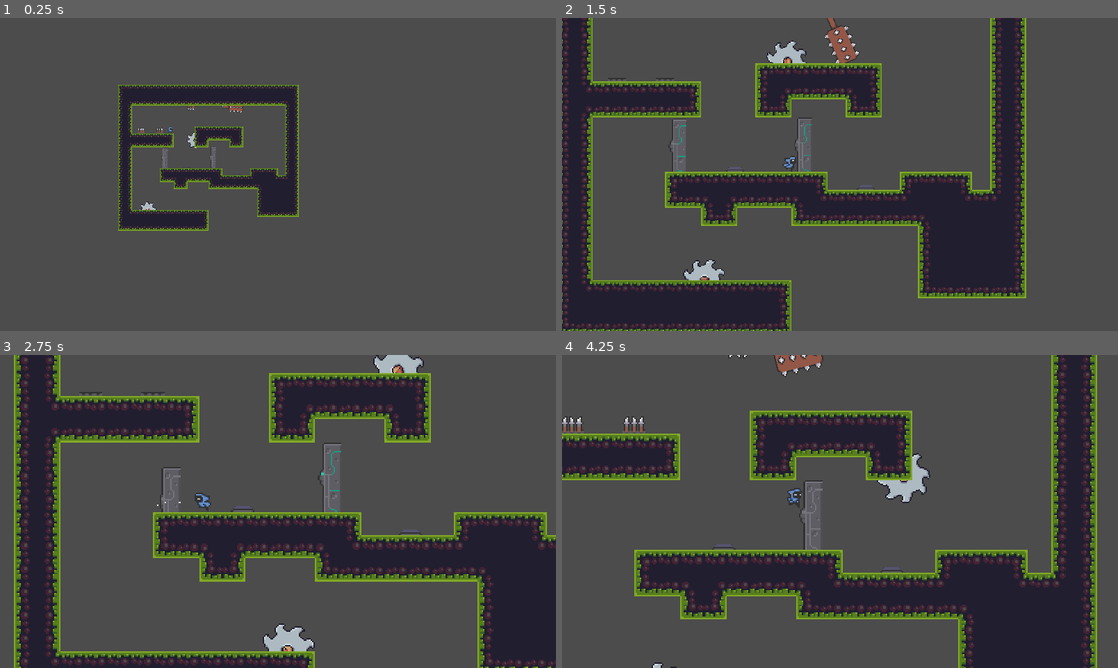
Above: before the commit, frames 1-4 (two rows, left to right).
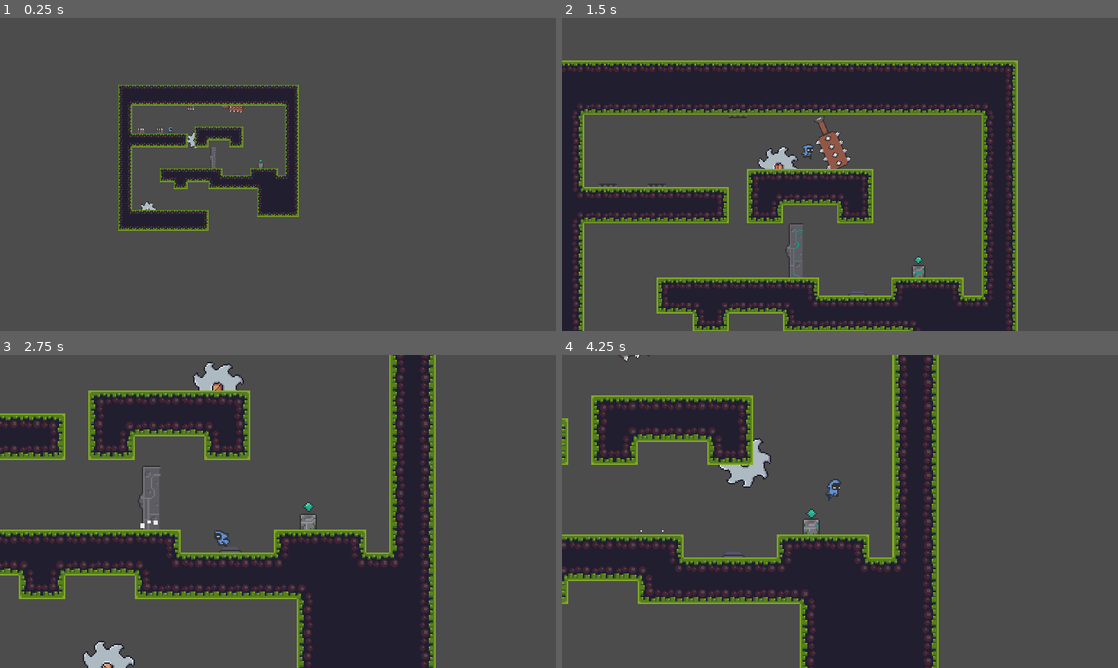
Above: after the commit, the same moments.

Repository: riltho1/Godot-repository
Game: Godot game, scene res://Scenes/World.tscn
Same seed, same stepped clock (60 frames per second), same inputs: the game is played once before the commit and once after it. The project has no main scene, so this scene is started directly.
Inputs:
- Up to frame 1 (0.25 s): no input
- Up to frame 2 (1.5 s): hold D (right) from 0.53 s (still down); tap Z (zoom) at 0.6, 1.35 s; tap W (jump) at 0.77 s
- Up to frame 3 (2.75 s): tap W (jump) at 1.52 s; release D (right) at 2.03 s; hold A (left) from 2.03 s (still down); tap Z (zoom) at 2.1 s
- Up to frame 4 (4.25 s): release A (left) at 2.78 s; hold D (right) from 2.78 s (still down); tap Z (zoom) at 2.85, 3.6 s; tap W (jump) at 3.02, 3.77 s

The runs differ from the first frame. In frame 1, 0.2% of the frame differs, in the area x 29-48%, y 36-48%; in frame 2, 42%; in frame 3, 53%, in the area x 0-100%, y 0-100%; in frame 4, 47%.

Commit message:
Save Point Code started

Diff:
--- a/Character Control/Scenes/SavePoint.tscn
+++ b/Character Control/Scenes/SavePoint.tscn
@@ -1,7 +1,8 @@
-[gd_scene load_steps=7 format=2]
+[gd_scene load_steps=8 format=2]
 
 [ext_resource path="res://Sprites/save_point_anim_strip_9.png" type="Texture" id=1]
 [ext_resource path="res://Sprites/save_point_saving_anim_strip_3.png" type="Texture" id=2]
+[ext_resource path="res://Scripts/SavePoint.gd" type="Script" id=3]
 
 [sub_resource type="RectangleShape2D" id=1]
 extents = Vector2( 5.5, 7.5 )
@@ -128,6 +129,7 @@
 }
 
 [node name="SavePoint" type="Area2D"]
+script = ExtResource( 3 )
 
 [node name="CollisionShape2D" type="CollisionShape2D" parent="."]
 position = Vector2( 0, 2 )
@@ -141,3 +143,5 @@
 [node name="Sprite" type="Sprite" parent="."]
 texture = ExtResource( 1 )
 hframes = 9
+
+[connection signal="body_entered" from="." to="." method="_on_SavePoint_body_entered"]
--- a/Character Control/Scenes/World.tscn
+++ b/Character Control/Scenes/World.tscn
@@ -6,13 +6,10 @@
 [ext_resource path="res://Scenes/Swinging Trap.tscn" type="PackedScene" id=4]
 [ext_resource path="res://Scenes/SkipeTrap.tscn" type="PackedScene" id=5]
 [ext_resource path="res://Scenes/DoorAndButton.tscn" type="PackedScene" id=6]
-[ext_resource path="res://Sprites/strange_door_closed_anim_strip_10.png" type="Texture" id=7]
-[ext_resource path="res://Sprites/buttom.png" type="Texture" id=8]
-[ext_resource path="res://Sprites/buttom_pressed.png" type="Texture" id=9]
-[ext_resource path="res://Sprites/strange_door_opening_anim_strip_14.png" type="Texture" id=10]
 [ext_resource path="res://Scenes/SpinningBlade.tscn" type="PackedScene" id=11]
 [ext_resource path="res://Sprites/On (38x38).png" type="Texture" id=12]
 [ext_resource path="res://Scripts/SpinningBlade.gd" type="Script" id=13]
+[ext_resource path="res://Scenes/SavePoint.tscn" type="PackedScene" id=14]
 
 [sub_resource type="Animation" id=3]
 length = 0.001
@@ -53,203 +50,6 @@
 
 [sub_resource type="CircleShape2D" id=2]
 radius = 17.2627
-
-[sub_resource type="Animation" id=26]
-resource_name = "ButtonDown"
-tracks/0/type = "value"
-tracks/0/path = NodePath("Button:texture")
-tracks/0/interp = 1
-tracks/0/loop_wrap = true
-tracks/0/imported = false
-tracks/0/enabled = true
-tracks/0/keys = {
-"times": PoolRealArray( 0 ),
-"transitions": PoolRealArray( 1 ),
-"update": 1,
-"values": [ ExtResource( 9 ) ]
-}
-
-[sub_resource type="Animation" id=27]
-resource_name = "ButtonUp"
-tracks/0/type = "value"
-tracks/0/path = NodePath("Button:texture")
-tracks/0/interp = 1
-tracks/0/loop_wrap = true
-tracks/0/imported = false
-tracks/0/enabled = true
-tracks/0/keys = {
-"times": PoolRealArray( 0 ),
-"transitions": PoolRealArray( 1 ),
-"update": 1,
-"values": [ ExtResource( 8 ) ]
-}
-
-[sub_resource type="Animation" id=28]
-resource_name = "DoorClosed"
-loop = true
-tracks/0/type = "value"
-tracks/0/path = NodePath("Door:texture")
-tracks/0/interp = 1
-tracks/0/loop_wrap = true
-tracks/0/imported = false
-tracks/0/enabled = true
-tracks/0/keys = {
-"times": PoolRealArray( 0 ),
-"transitions": PoolRealArray( 1 ),
-"update": 1,
-"values": [ ExtResource( 7 ) ]
-}
-tracks/1/type = "value"
-tracks/1/path = NodePath("Door:hframes")
-tracks/1/interp = 1
-tracks/1/loop_wrap = true
-tracks/1/imported = false
-tracks/1/enabled = true
-tracks/1/keys = {
-"times": PoolRealArray( 0 ),
-"transitions": PoolRealArray( 1 ),
-"update": 1,
-"values": [ 10 ]
-}
-tracks/2/type = "value"
-tracks/2/path = NodePath("Door:frame")
-tracks/2/interp = 1
-tracks/2/loop_wrap = true
-tracks/2/imported = false
-tracks/2/enabled = true
-tracks/2/keys = {
-"times": PoolRealArray( 0, 0.1, 0.2, 0.3, 0.4, 0.5, 0.6, 0.7, 0.8, 0.9 ),
-"transitions": PoolRealArray( 1, 1, 1, 1, 1, 1, 1, 1, 1, 1 ),
-"update": 1,
-"values": [ 0, 1, 2, 3, 4, 5, 6, 7, 8, 9 ]
-}
-
-[sub_resource type="Animation" id=29]
-resource_name = "DoorOpen"
-length = 1.4
-tracks/0/type = "value"
-tracks/0/path = NodePath("Door:hframes")
-tracks/0/interp = 1
-tracks/0/loop_wrap = true
-tracks/0/imported = false
-tracks/0/enabled = true
-tracks/0/keys = {
-"times": PoolRealArray( 0 ),
-"transitions": PoolRealArray( 1 ),
-"update": 1,
-"values": [ 14 ]
-}
-tracks/1/type = "value"
-tracks/1/path = NodePath("Door:texture")
-tracks/1/interp = 1
-tracks/1/loop_wrap = true
-tracks/1/imported = false
-tracks/1/enabled = true
-tracks/1/keys = {
-"times": PoolRealArray( 0 ),
-"transitions": PoolRealArray( 1 ),
-"update": 1,
-"values": [ ExtResource( 10 ) ]
-}
-tracks/2/type = "value"
-tracks/2/path = NodePath("Door:frame")
-tracks/2/interp = 1
-tracks/2/loop_wrap = true
-tracks/2/imported = false
-tracks/2/enabled = true
-tracks/2/keys = {
-"times": PoolRealArray( 0, 0.1, 0.2, 0.3, 0.4, 0.5, 0.6, 0.7, 0.8, 0.9, 1, 1.1, 1.2, 1.3 ),
-"transitions": PoolRealArray( 1, 1, 1, 1, 1, 1, 1, 1, 1, 1, 1, 1, 1, 1 ),
-"update": 1,
-"values": [ 0, 1, 2, 3, 4, 5, 6, 7, 8, 9, 10, 11, 12, 13 ]
-}
-tracks/3/type = "value"
-tracks/3/path = NodePath("Door/Door/CollisionShape2D:disabled")
-tracks/3/interp = 1
-tracks/3/loop_wrap = true
-tracks/3/imported = false
-tracks/3/enabled = true
-tracks/3/keys = {
-"times": PoolRealArray( 0, 0.6 ),
-"transitions": PoolRealArray( 1, 1 ),
-"update": 1,
-"values": [ false, true ]
-}
-
-[sub_resource type="Animation" id=30]
-length = 0.001
-tracks/0/type = "value"
-tracks/0/path = NodePath("Button:texture")
-tracks/0/interp = 1
-tracks/0/loop_wrap = true
-tracks/0/imported = false
-tracks/0/enabled = true
-tracks/0/keys = {
-"times": PoolRealArray( 0 ),
-"transitions": PoolRealArray( 1 ),
-"update": 0,
-"values": [ ExtResource( 8 ) ]
-}
-tracks/1/type = "value"
-tracks/1/path = NodePath("Door:texture")
-tracks/1/interp = 1
-tracks/1/loop_wrap = true
-tracks/1/imported = false
-tracks/1/enabled = true
-tracks/1/keys = {
-"times": PoolRealArray( 0 ),
-"transitions": PoolRealArray( 1 ),
-"update": 0,
-"values": [ ExtResource( 7 ) ]
-}
-tracks/2/type = "value"
-tracks/2/path = NodePath("Door:hframes")
-tracks/2/interp = 1
-tracks/2/loop_wrap = true
-tracks/2/imported = false
-tracks/2/enabled = true
-tracks/2/keys = {
-"times": PoolRealArray( 0 ),
-"transitions": PoolRealArray( 1 ),
-"update": 0,
-"values": [ 10 ]
-}
-tracks/3/type = "value"
-tracks/3/path = NodePath("Door:frame")
-tracks/3/interp = 1
-tracks/3/loop_wrap = true
-tracks/3/imported = false
-tracks/3/enabled = true
-tracks/3/keys = {
-"times": PoolRealArray( 0 ),
-"transitions": PoolRealArray( 1 ),
-"update": 0,
-"values": [ 0 ]
-}
-tracks/4/type = "value"
-tracks/4/path = NodePath("Button/Area2D/CollisionShape2D:disabled")
-tracks/4/interp = 1
-tracks/4/loop_wrap = true
-tracks/4/imported = false
-tracks/4/enabled = true
-tracks/4/keys = {
-"times": PoolRealArray( 0 ),
-"transitions": PoolRealArray( 1 ),
-"update": 0,
-"values": [ false ]
-}
-tracks/5/type = "value"
-tracks/5/path = NodePath("Door/Door/CollisionShape2D:disabled")
-tracks/5/interp = 1
-tracks/5/loop_wrap = true
-tracks/5/imported = false
-tracks/5/enabled = true
-tracks/5/keys = {
-"times": PoolRealArray( 0 ),
-"transitions": PoolRealArray( 1 ),
-"update": 0,
-"values": [ false ]
-}
 
 [sub_resource type="ConvexPolygonShape2D" id=32]
 points = PoolVector2Array( 0, 0, 16, 0, 16, 16, 0, 16 )
@@ -561,33 +361,15 @@
 position = Vector2( -83.9998, 18.9997 )
 rotation = 3.14159
 
-[node name="DoorAndButton2" parent="." instance=ExtResource( 6 )]
-position = Vector2( 134, 187 )
-rotation = 3.14159
-
-[node name="Button" parent="DoorAndButton2" index="0"]
-position = Vector2( -23.9998, -3.00015 )
-rotation = 3.14159
-
-[node name="Door" parent="DoorAndButton2" index="1"]
-position = Vector2( 27.0002, 18 )
-rotation = 3.14159
-
-[node name="AnimationPlayer" parent="DoorAndButton2" index="2"]
-anims/ButtonDown = SubResource( 26 )
-anims/ButtonUp = SubResource( 27 )
-anims/DoorClosed = SubResource( 28 )
-anims/DoorOpen = SubResource( 29 )
-anims/RESET = SubResource( 30 )
-
-[node name="TileMap" type="TileMap" parent="DoorAndButton2"]
-position = Vector2( 134, 187 )
-rotation = -3.14159
+[node name="SavePoint" parent="." instance=ExtResource( 14 )]
+position = Vector2( 328, 182 )
+
+[node name="TileMap" type="TileMap" parent="."]
+position = Vector2( -0.000473022, 0.000335693 )
 tile_set = SubResource( 34 )
 cell_size = Vector2( 16, 16 )
 format = 1
-tile_data = PoolIntArray( 0, 0, 0, 1, 0, 131076, 2, 0, 13107 …(1629 unchanged characters)… 57, 0, 1, 458758, 0, 131076, 458759, 0, 2, 458763, 0, 65541, 458764, 0, 3, 458765, 0, 131073, 458766, 0, 4, 458767, 0, 4, 458768, 0, 5, 458769, 0, 65538, 458776, 0, 65541, 458777, 0, 65538, 524288, 0, 65541, 524289, 0, 3, 524290, 0, 4, 524291, 0, 4, 524292, 0, 4, 524293, 0, 131073, 524294, 0, 4, 524295, 0, 131074, 524299, 0, 131072, 524300,  …(2518 unchanged characters)…
+tile_data = PoolIntArray( 0, 0, 0, 1, 0, 131076, 2, 0, 13107 …(1629 unchanged characters)… 57, 0, 1, 458758, 0, 131076, 458759, 0, 1, 458760, 0, 1, 458761, 0, 2, 458763, 0, 65541, 458764, 0, 3, 458765, 0, 131073, 458766, 0, 4, 458767, 0, 4, 458768, 0, 5, 458769, 0, 65538, 458776, 0, 65541, 458777, 0, 65538, 524288, 0, 65541, 524289, 0, 3, 524290, 0, 4, 524291, 0, 4, 524292, 0, 4, 524293, 0, 131073, 524294, 0, 4, 524295, 0, 4, 524296, 0, 131073, 524297, 0, 131074, 524299, 0, 131072, 524300,  …(2518 unchanged characters)…
 
 [editable path="SpinningBlade"]
 [editable path="DoorAndButton"]
-[editable path="DoorAndButton2"]
--- /dev/null
+++ b/Character Control/Scripts/SavePoint.gd
@@ -0,0 +1,16 @@
+extends Area2D
+
+
+func _ready():
+	$AnimationPlayer.play("checkpoint")
+
+func _process(delta):
+	if GameStats.get_spawn() != self:
+		$AnimationPlayer.play("checkpoint")
+
+
+
+func _on_SavePoint_body_entered(body):
+	if body.is_in_group("Player"):
+		GameStats.set_spawn(self)
+		$AnimationPlayer.play("saved")
--- /dev/null
+++ b/Character Control/Scripts/game_stats.gd
@@ -0,0 +1,21 @@
+extends Node
+
+onready var game_start_time = OS.get_ticks_msec()
+var current_spawn = null
+
+func reset():
+	current_spawn = null
+	get_tree().reload_current_scene()
+	game_start_time = OS.get_ticks_msec()
+
+func check_reset():
+	if current_spawn == null:
+		reset()
+	else:
+		return false
+
+func set_spawn(spawn):
+	current_spawn = spawn
+
+func get_spawn():
+	return current_spawn
--- a/Character Control/project.godot
+++ b/Character Control/project.godot
@@ -11,6 +11,10 @@
 [application]
 
 config/name="Platformer Practise Set Up"
+
+[autoload]
+
+GameStats="*res://Scripts/game_stats.gd"
 
 [display]
 
Not shown: 1 places in Character Control/Scenes/World.tscn that only renumber resources
